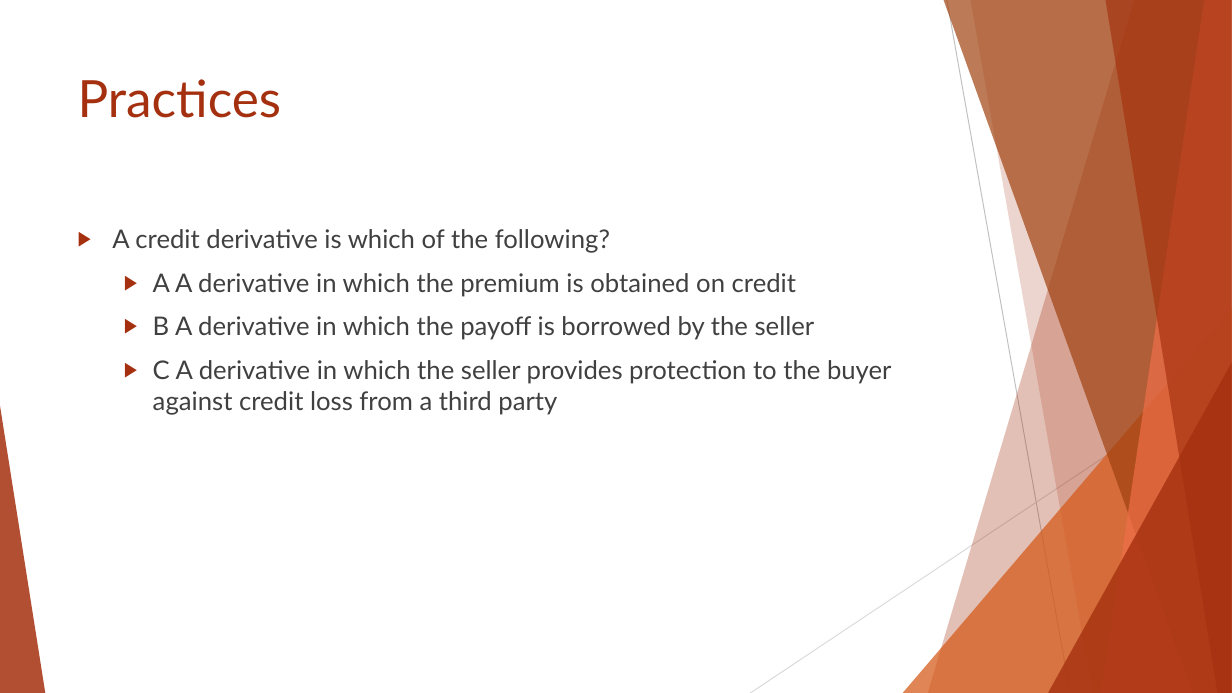
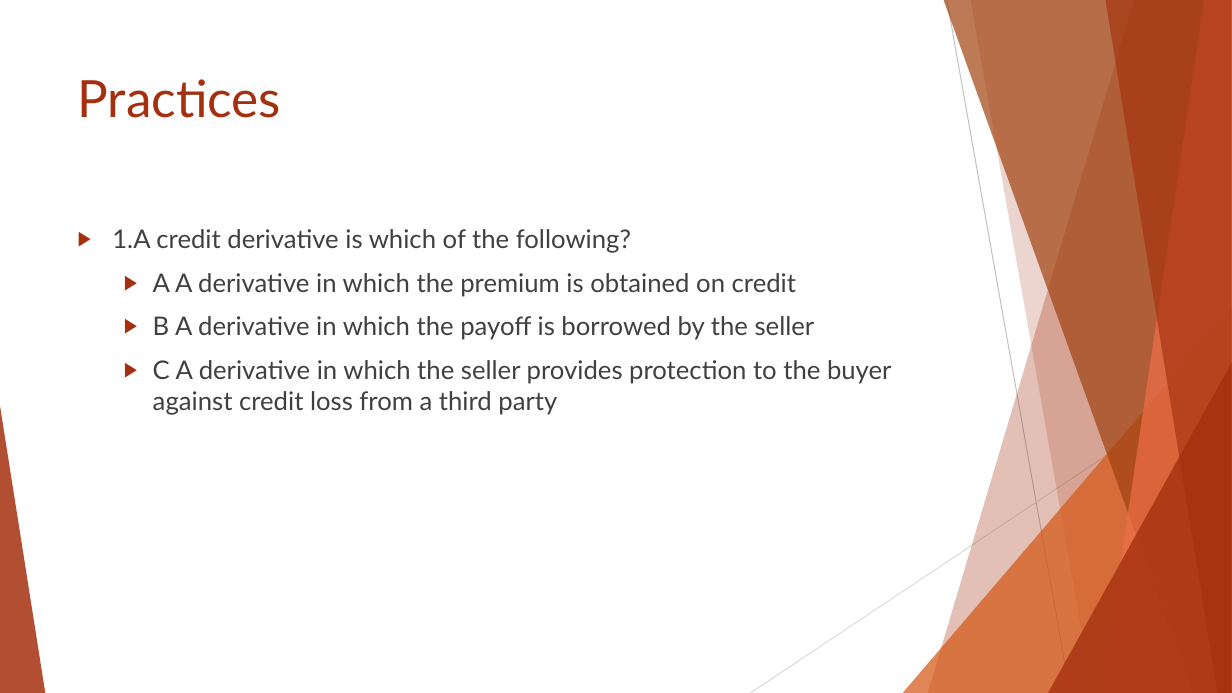
Before and after one commit to Isco0530/data, a slide deck: slide 42 of Reading 45.pptx. Drawn at 1232x693 pixels with LibreOffice and Linux fonts; fonts in the diff are those of the drawing. Boxes give left, top, right and bottom in pixels: in the first picture for what was removed or moved away, otherwise in the second. Text is boxed around its words. In the diff, an @@ line names an element or a change of style, - is before the commit and + after.

```diff
--- a/Reading 45.pptx
+++ b/Reading 45.pptx
@@ text at [112, 229, 631, 253]: text changed @@
-▶ A credit derivative is which of the following?
+▶ 1.A credit derivative is which of the following?
```
Also in this commit, not shown: 11 other slides changed, 3 slides added.
